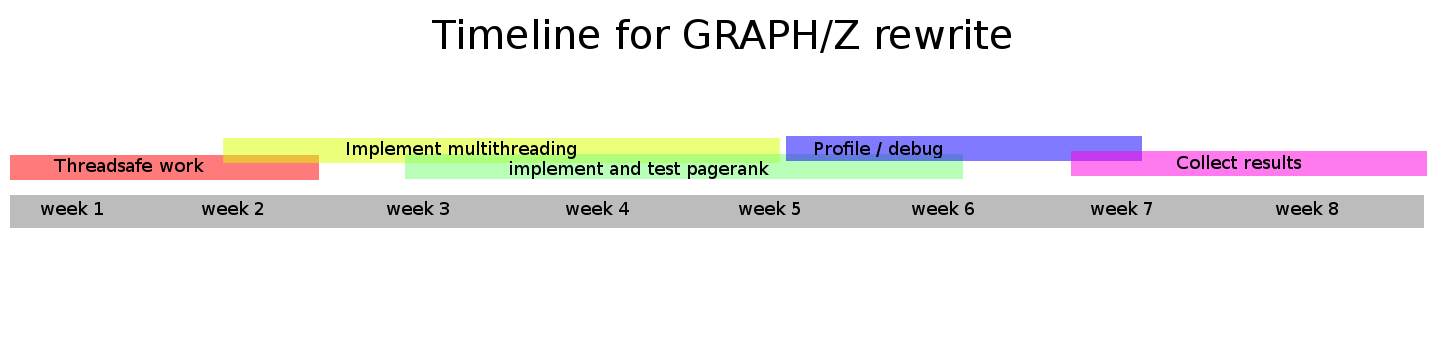
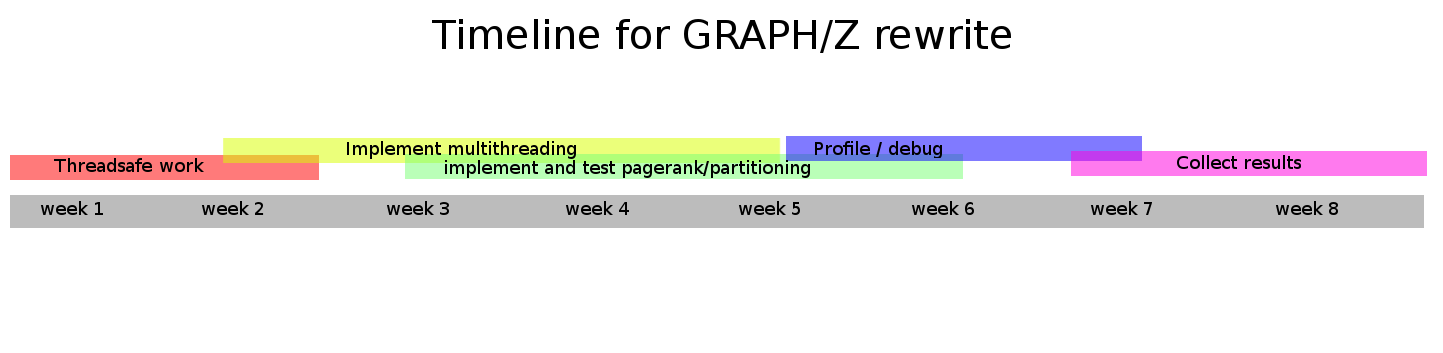
Layer changes from the first 1443 x 353 image to the second:
renamed "implement and test pagerank" to "implement and test pagerank/pa...", painted on it over [445,160,810,179]
